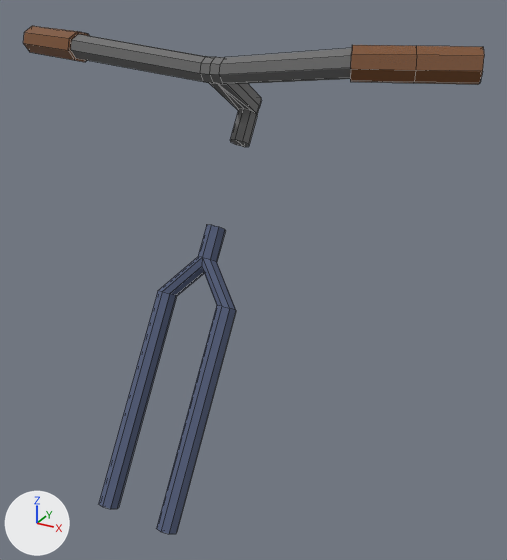
A saved change to the FBX model Idiots On A Bike/Assets/Art/Floris/Steer.fbx.
Before and after are seen from a 50 mm camera at (0.675, -1.429, 1.336) aimed at (0.097, -0.379, 0.811). Lighting does not change. The marker at lower left points along +X, +Y and +Z. Mesh edges are drawn as thin lines. Where no turn or scale is listed for an object, it has been applied to the vertices. Vertices at the same position are counted once.

In view in the first picture: 'Steer'.
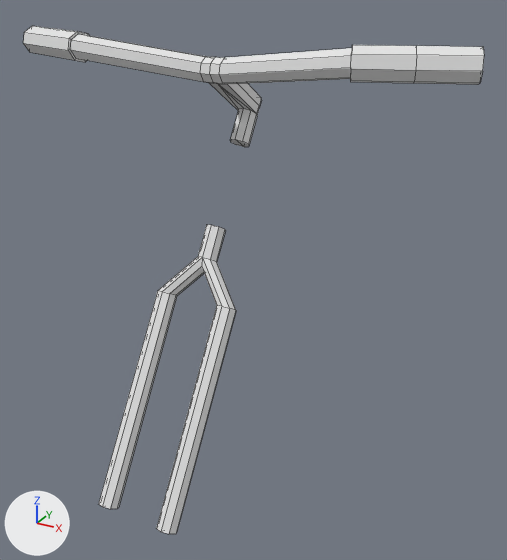
Location of each change, [x1, y1, x2, y2] in pixels of the pictures (507 x 560 px):
```json
{"part": 1, "of": "me_cylinder_003", "change": "recoloured", "before": [23, 26, 484, 85], "after": [23, 26, 484, 85], "on screen": "brown to grey"}
{"part": 2, "of": "me_cylinder_003", "change": "recoloured", "before": [99, 225, 236, 534], "after": [99, 225, 236, 534], "on screen": "blue to white"}
{"part": 3, "of": "me_cylinder_003", "change": "recoloured", "before": [70, 34, 352, 147], "after": [70, 34, 352, 147]}
```

Edits to the scene script, one JSON object a line:
```json
{"block": "me_cylinder_003", "where": "me_cylinder_003.from_pydata(...)  # 157 vertices, 150 faces; spans x -0.456..0.456, y -0.406..0.067, z -0.627..0.203"}
{"block": "me_cylinder_003", "where": "# used by ob_steer; location = (0.0, -0.258, 1.033)"}
{"block": "me_cylinder_003", "change": "me_cylinder_003 part 1: all 46 faces that had it switch from mat_saddle (brown #7c4f2c) to no material"}
{"block": "me_cylinder_003", "change": "me_cylinder_003 part 2: all 46 faces that had it switch from mat_bike (dark blue #535e7b) to no material"}
{"block": "me_cylinder_003", "change": "me_cylinder_003 part 3: all 58 faces that had it switch from mat_jetenginefront (dark grey #6c6c6c) to no material"}
```
